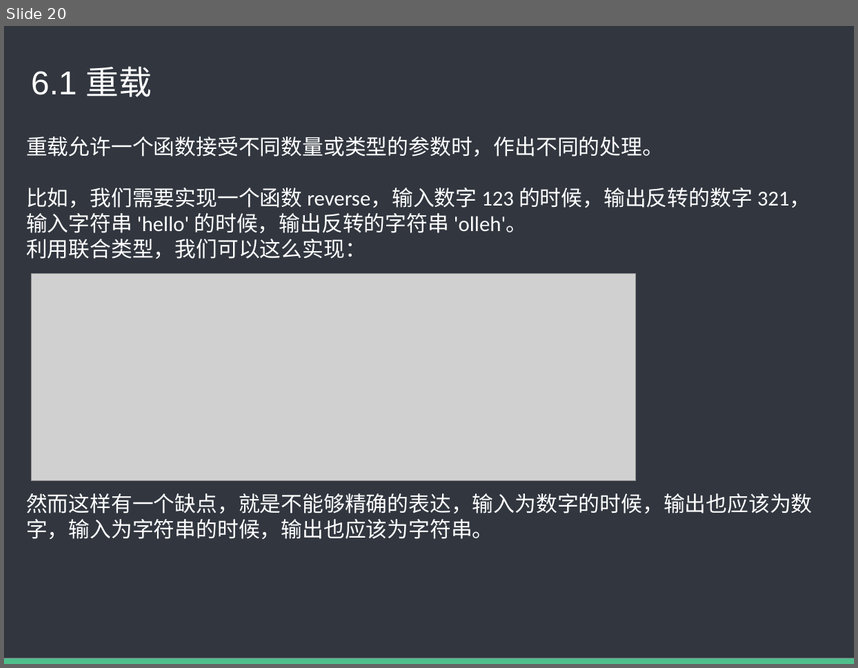
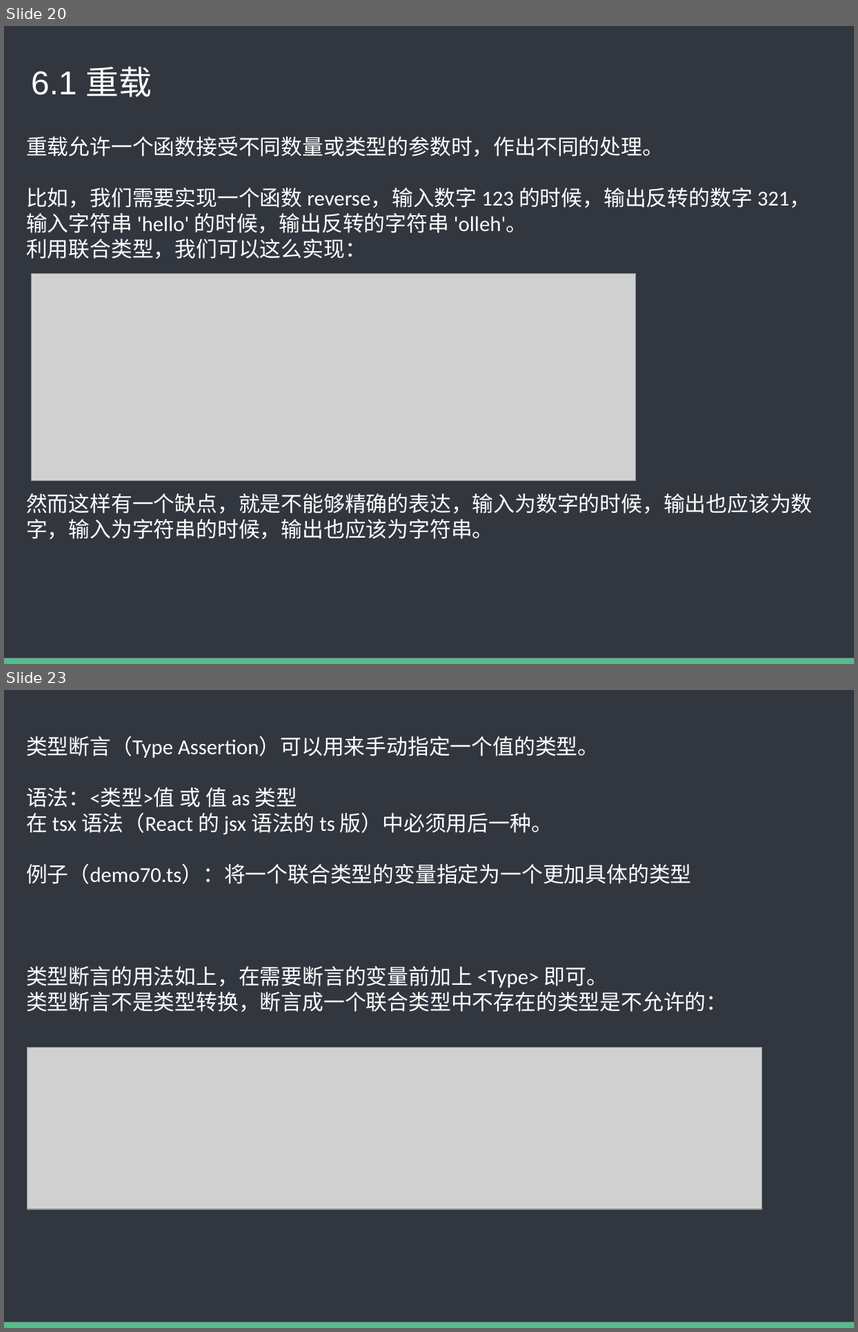
Before and after one commit to baixiaoyu2997/typescript-share, a slide deck: TS内部分享.pptx. Shown one above the other, each under a label of ours: slide 20 before the commit, slides 20 and 23 after it; the slides between them are not shown. The pictures are 858x668 and 858x1332 pixels, drawn with LibreOffice and Linux fonts; fonts in the diff are those of the drawing; grey boxes stand for pictures. Boxes give left, top, right and bottom in pixels: in the first picture for what was removed or moved away, otherwise in the second. Text is boxed around its words. In the diff, an @@ line names an element or a change of style, - is before the commit and + after.

```diff
--- a/TS内部分享.pptx
+++ b/TS内部分享.pptx
@@ slide 23 added at box(4, 690, 854, 1328), background #FFFFFF; not listed: 2 template elements that a slide beside it also shows @@
@@ text added at box(26, 736, 727, 1012), 18 pt, text #FFFFFF @@
+类型断言（Type Assertion）可以用来手动指定一个值的类型。
+语法：<类型>值 或 值 as 类型
+在 tsx 语法（React 的 jsx 语法的 ts 版）中必须用后一种。
+例子（demo70.ts）：将一个联合类型的变量指定为一个更加具体的类型
+类型断言的用法如上，在需要断言的变量前加上 <Type> 即可。
+类型断言不是类型转换，断言成一个联合类型中不存在的类型是不允许的：
@@ picture added at box(27, 1047, 762, 1210) @@
```
Also in this commit, not shown: 5 slides changed, 6 other slides added, 18 slides removed, 2 other files.
